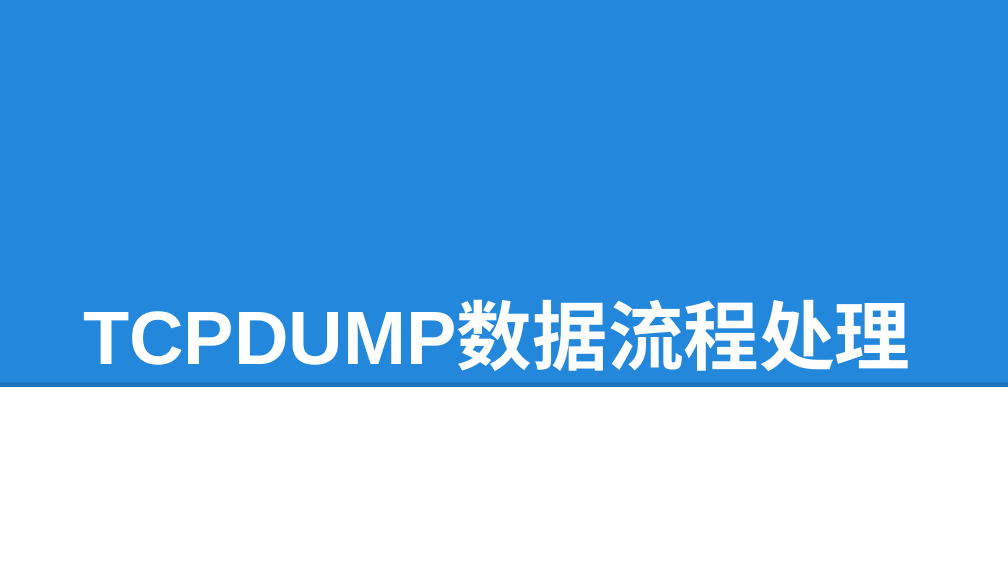
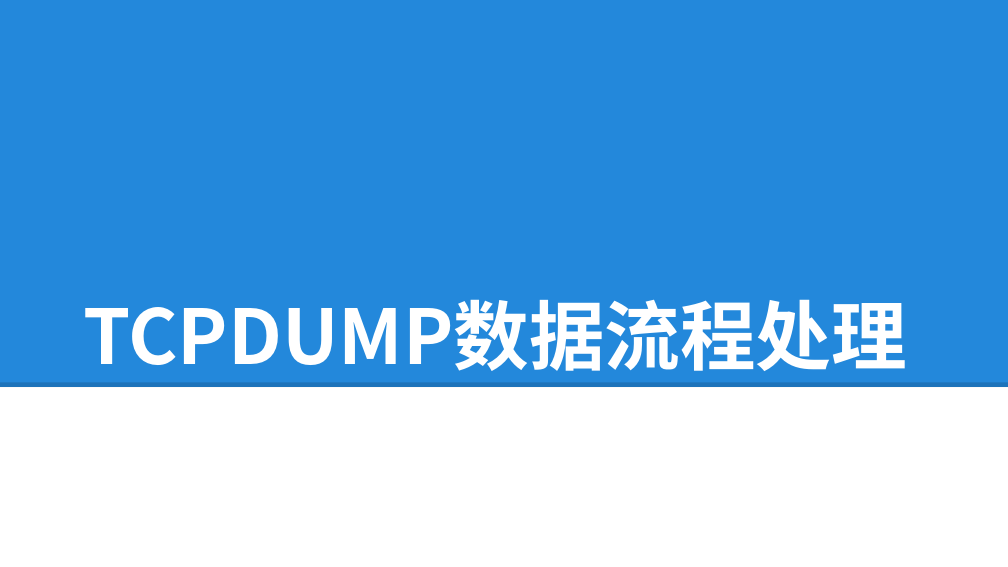
Before and after one commit to lepustse/tcpdump, a slide deck: slide 1 of tcpdump.pptx. Drawn at 1008x567 pixels with LibreOffice and Linux fonts; fonts in the diff are those of the drawing; background and template pictures are left out. Boxes give left, top, right and bottom in pixels: in the first picture for what was removed or moved away, otherwise in the second. Text is boxed around its words. In the diff, an @@ line names an element or a change of style, - is before the commit and + after.

```diff
--- a/tcpdump.pptx
+++ b/tcpdump.pptx
@@ title "TCPDUMP数据流程处理" at (83,299,907,371): font Arial to Noto Sans CJK SC @@
```
Also in this commit, not shown: 6 slides added, 2 slides removed.
